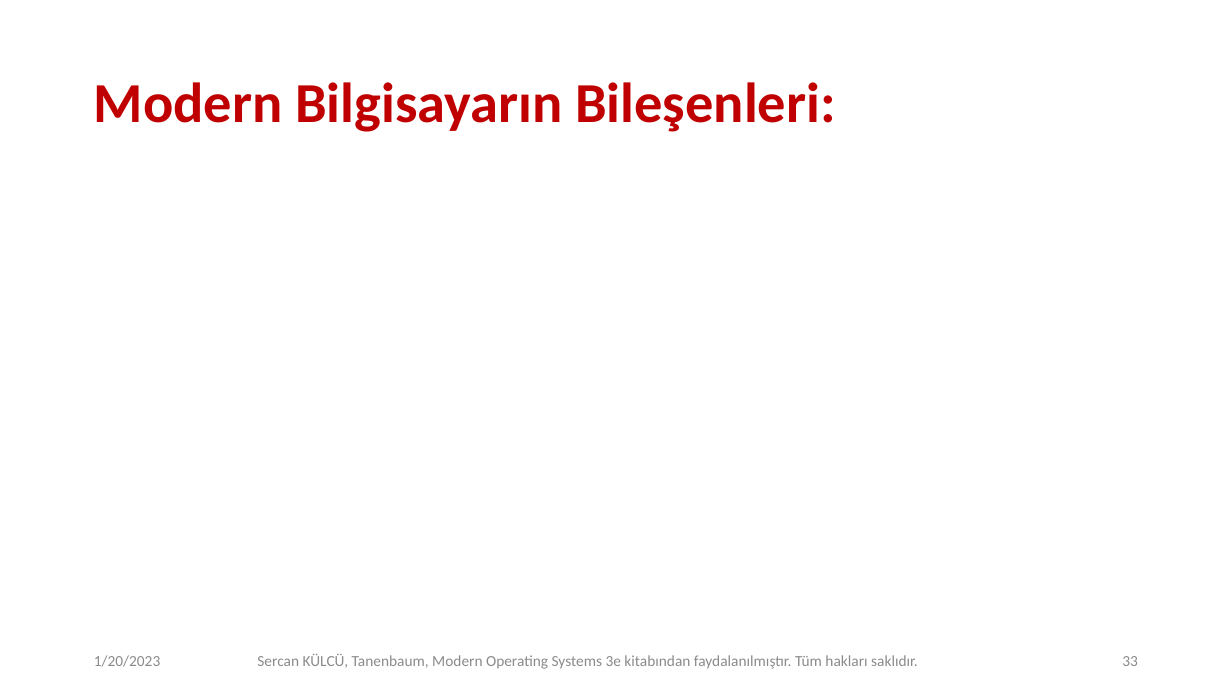
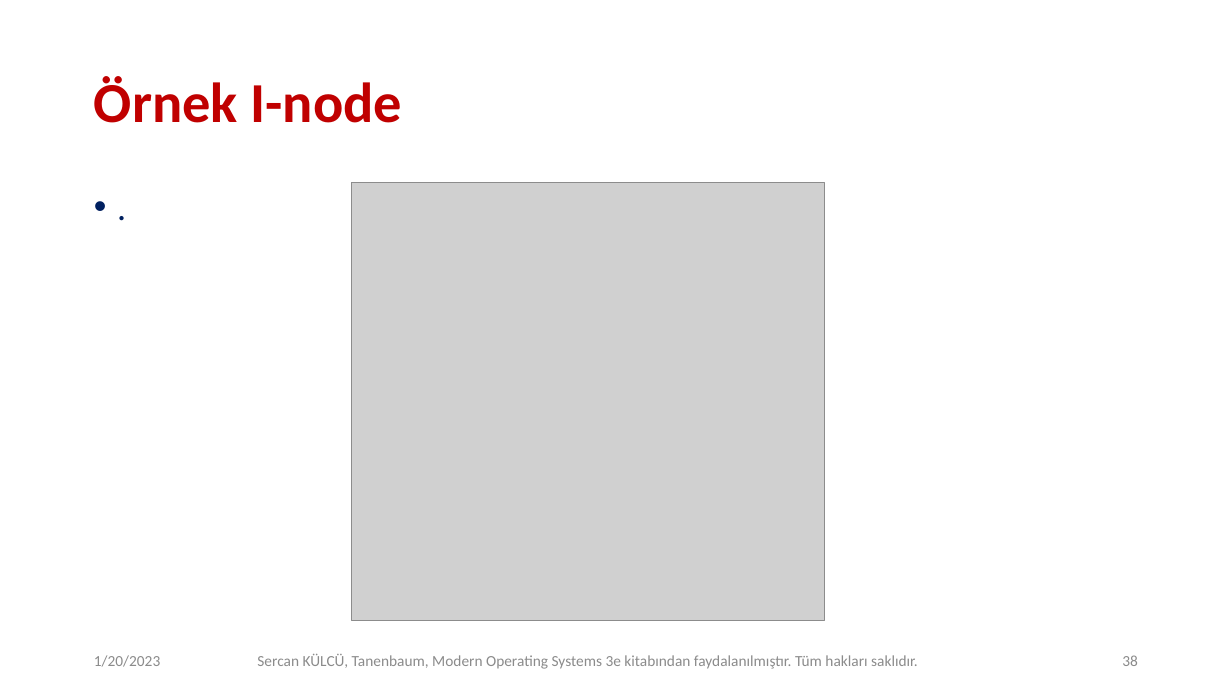
Before and after one commit to sercankulcu/sercankulcu.github.io, a slide deck: slide 38 of files/os/4_Bolum_4_Dosya.pptx (slide 33 before the commit). Drawn at 1232x693 pixels with LibreOffice and Linux fonts; fonts in the diff are those of the drawing; grey boxes stand for pictures. Boxes give left, top, right and bottom in pixels: in the first picture for what was removed or moved away, otherwise in the second. Text is boxed around its words. In the diff, an @@ line names an element or a change of style, - is before the commit and + after.

```diff
--- a/files/os/4_Bolum_4_Dosya.pptx
+++ b/files/os/4_Bolum_4_Dosya.pptx
@@ title at [94,76,403,123]: text changed @@
-Modern Bilgisayarın Bileşenleri:
+Örnek I-node
@@ text added at [85,185,1148,658], 28 pt, text #002060 @@
+• .
@@ picture added at [352,183,825,621] @@
@@ page number at [1122,655,1138,666]: text changed @@
-33
+38
```
Also in this commit, not shown: 5 other slides changed, 5 slides added, 1 other file.
